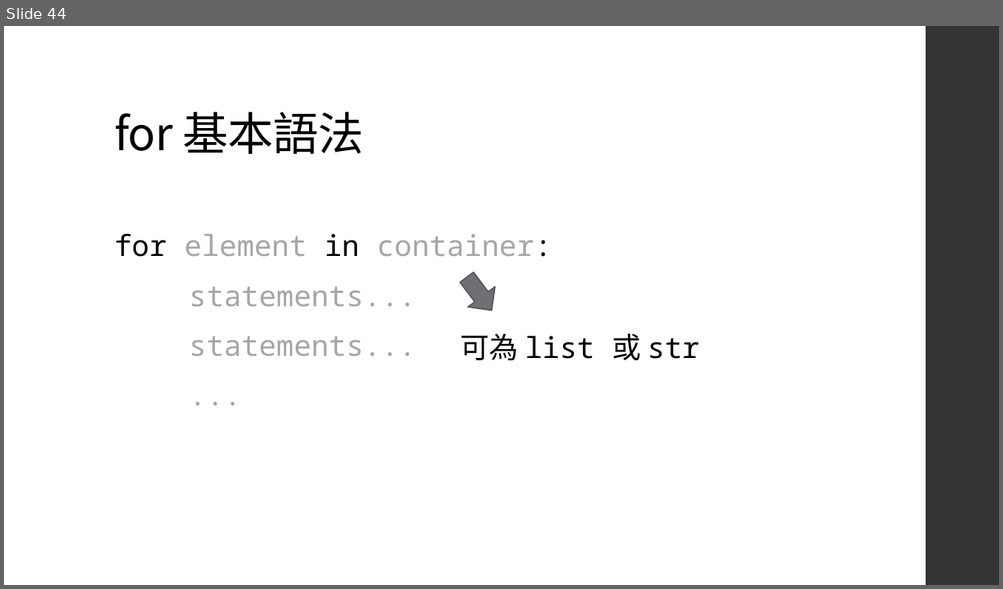
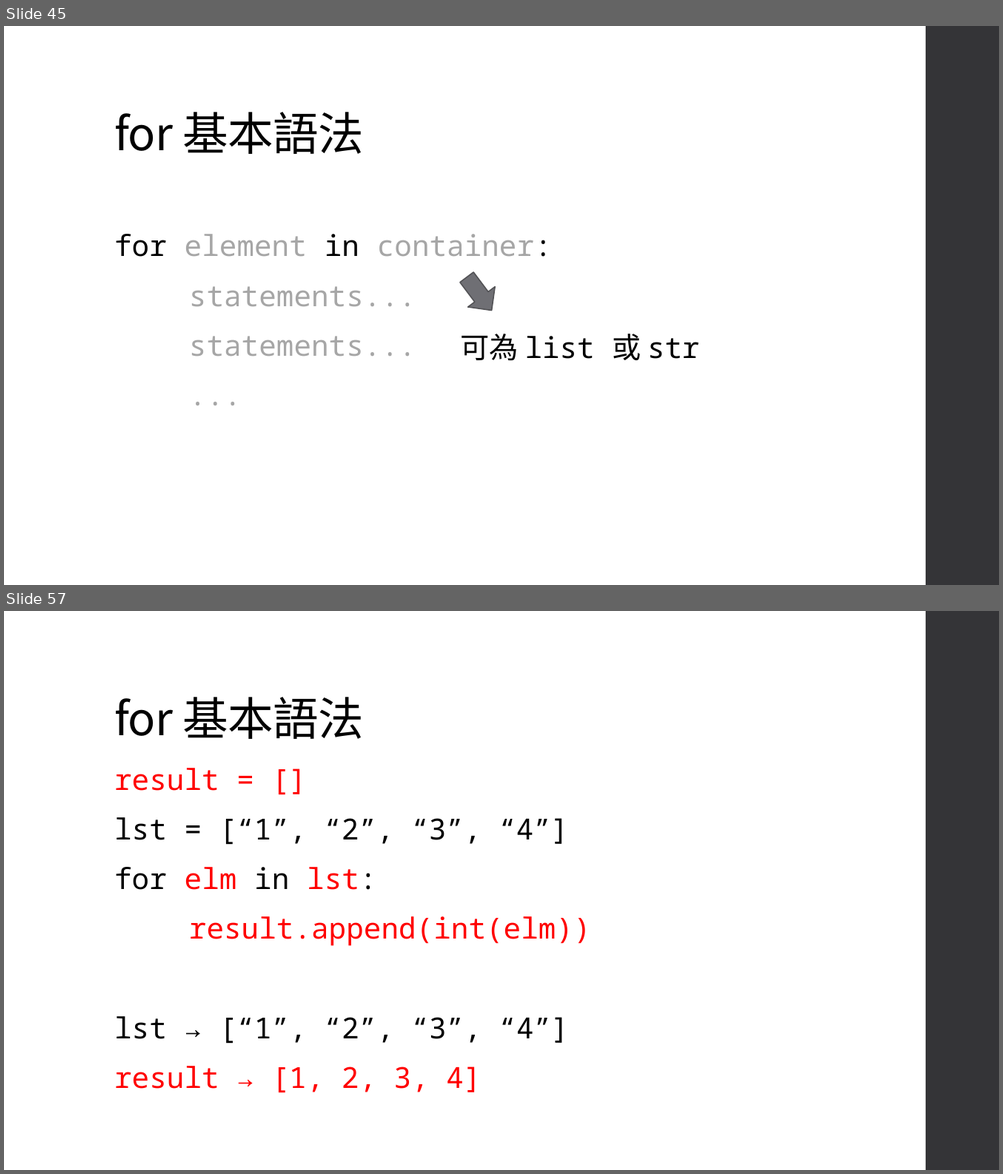
Before and after one commit to an920107/ServiceLearning, a slide deck: Class 4.pptx. Shown one above the other, each under a label of ours: slide 44 before the commit, slides 45 and 57 after it; the slides between them are not shown. The pictures are 1003x589 and 1003x1174 pixels, drawn with LibreOffice and Linux fonts; fonts in the diff are those of the drawing. Boxes give left, top, right and bottom in pixels: in the first picture for what was removed or moved away, otherwise in the second. Text is boxed around its words. In the diff, an @@ line names an element or a change of style, - is before the commit and + after.

```diff
--- a/Class 4.pptx
+++ b/Class 4.pptx
@@ slide 57 added at box(4, 611, 999, 1170), background #FFFFFF; not listed: 1 template element that a slide beside it also shows @@
@@ title added at box(114, 697, 363, 739), 44 pt, text #000000 @@
+for 基本語法
@@ text added at box(114, 768, 591, 1093), 28 pt, text #FF0000 @@
+result = []
+lst = [“1”, “2”, “3”, “4”]
+for elm in lst:
+result.append(int(elm))
+lst → [“1”, “2”, “3”, “4”]
+result → [1, 2, 3, 4]
@@ what was slide 44 is now slide 45 @@
```
Also in this commit, not shown: 3 slides changed, 11 other slides added, 1 other file.
